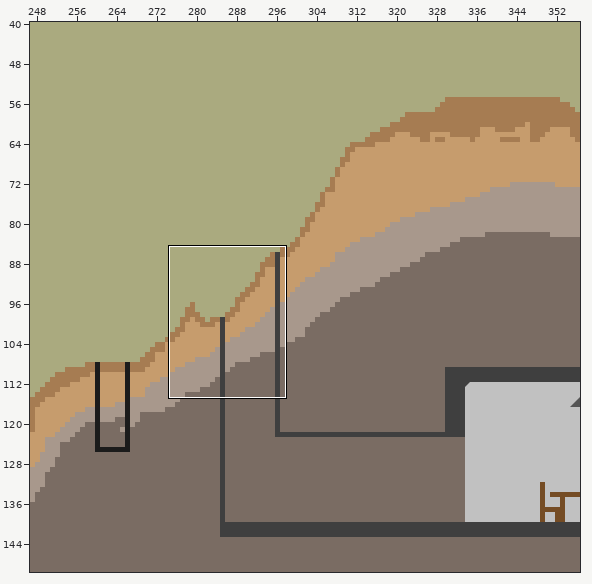
Level history. Tiled map: build/data/map/level1.tmx. The picture above shows the old version from afar; the outline marks the close-up.
Close-up. Before the edit:
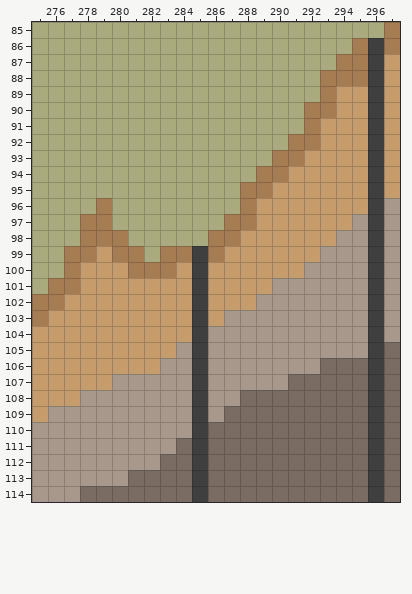
Cells are 16x16 px. Shown: x 275..297, y 85..114. The commit also changed other parts of the map, which this record leaves out.
Once edited:
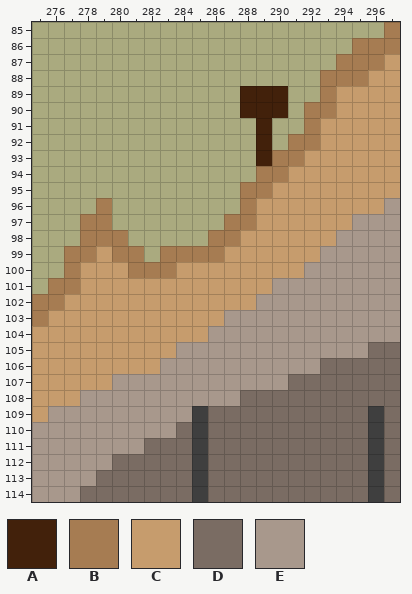
Key: from "assets_world_brown": A 4, B 24, C 29; from "assets_world_brown-grey": D 19, E 34.
_ is an empty cell.
Tiles replaced or removed in this view: E.
Tiles of an added or newly shown layer are drawn over the layers below it.
Diff:
Changed rows in their new state; . is an unchanged cell.
Layer "layer_02":
first column x 288:
 89 AAA
 90 AAA
 91 .A.
 92 .A.
 93 .A.
first column x 286:
109 D
Layer "layer_01":
first column x 279:
109 ......._
110 .....D..
111 ...DD...
112 .DDD....
113 DD......
Layer "forground" (now shown):
first column x 285:
 86 ...........B
 87 ...........B
 88 ...........C
 89 ...........C
 90 ...........C
 91 ...........C
 92 ...........C
 93 ...........C
 94 ...........C
 95 ...........C
 96 ...........C
 97 ...........E
 98 ...........E
 99 B..........E
100 C..........E
101 C..........E
102 C..........E
103 C..........E
104 C..........E
105 E..........D
106 E..........D
107 E..........D
108 E..........D
Where, in picture pixels (left, top, right, bottom), the same in both close-ups:
added: (368, 38, 384, 406)
added: (240, 86, 288, 166)
changed: (192, 246, 224, 422)
changed: (96, 422, 192, 486)
